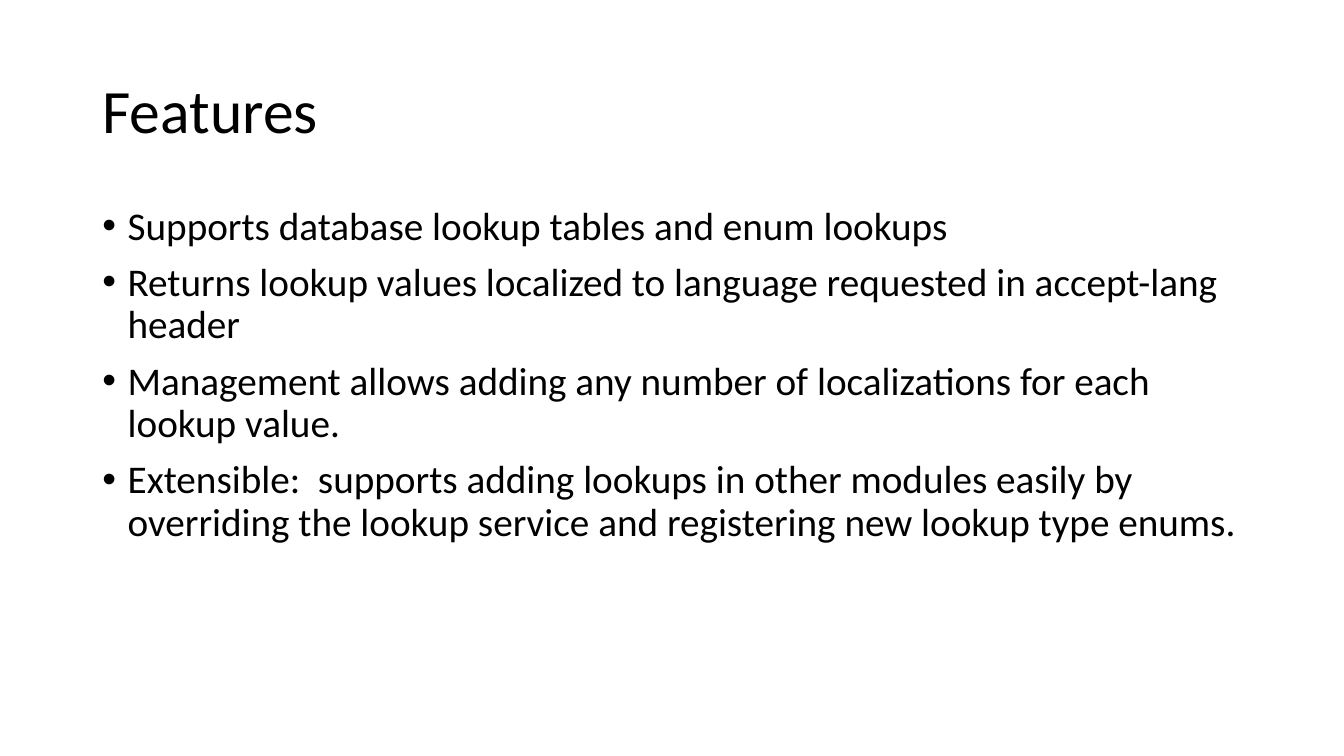
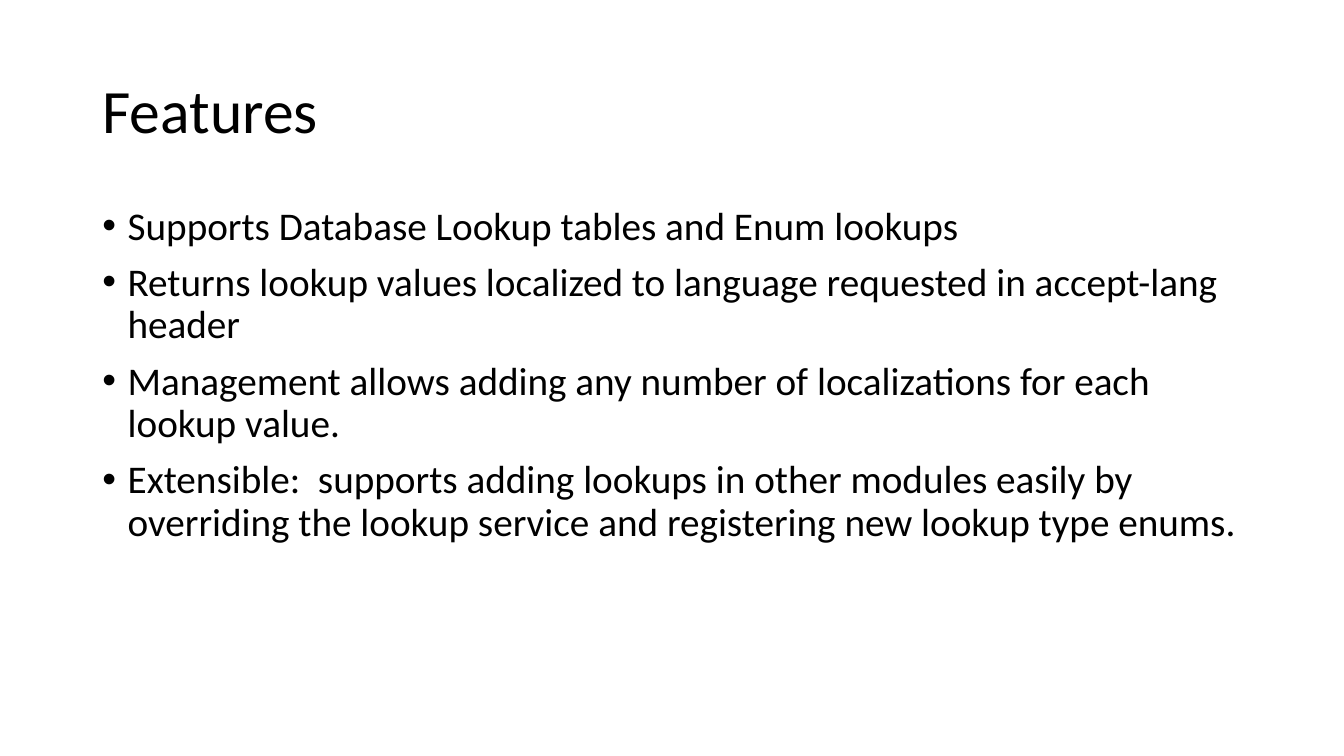
Before and after one commit to Oselan/commons, a slide deck: slide 2 of docs/LookupsDesign.pptx. Drawn at 1344x756 pixels with LibreOffice and Linux fonts; fonts in the diff are those of the drawing. Boxes give left, top, right and bottom in pixels: in the first picture for what was removed or moved away, otherwise in the second. Text is boxed around its words. In the diff, an @@ line names an element or a change of style, - is before the commit and + after.

```diff
--- a/docs/LookupsDesign.pptx
+++ b/docs/LookupsDesign.pptx
@@ text at (x1=128, y1=212, x2=958, y2=247): text changed @@
-• Supports database lookup tables and enum lookups
+• Supports Database Lookup tables and Enum lookups
```
Also in this commit, not shown: 2 other slides changed, 1 slide removed.
